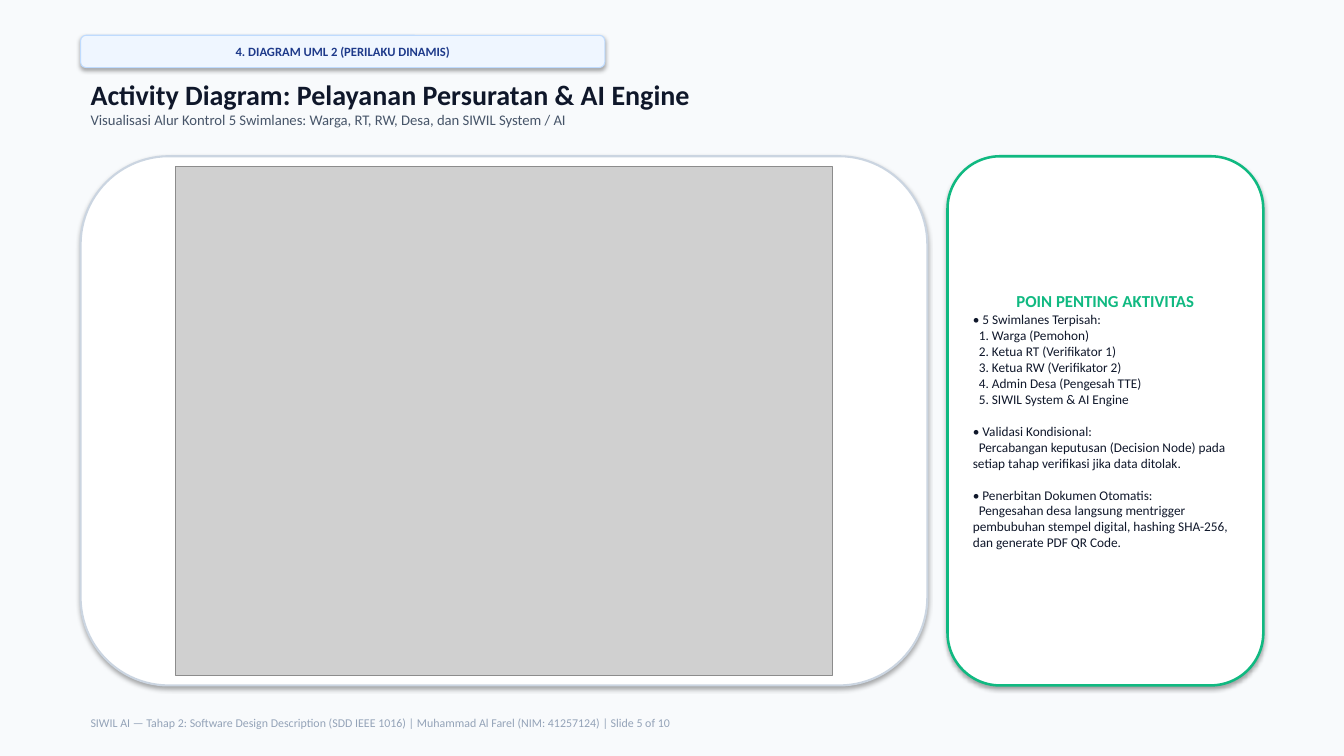
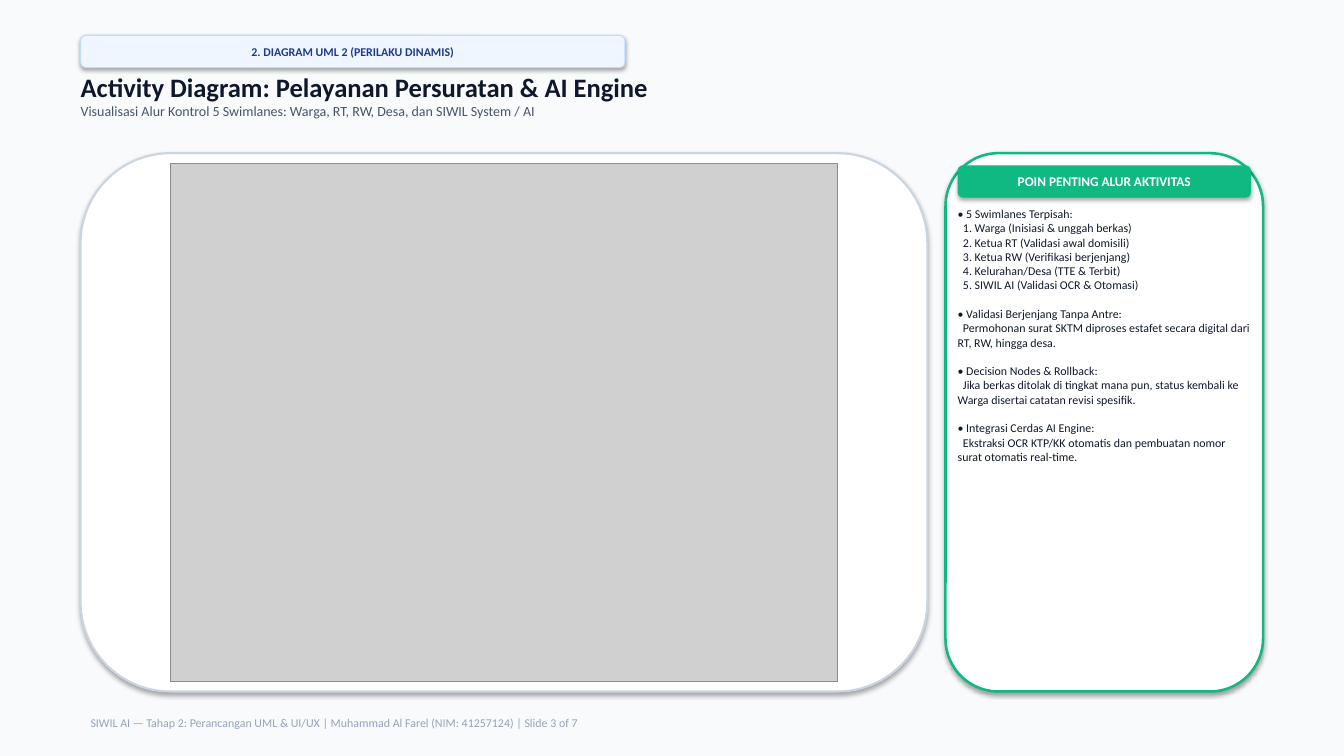
Before and after one commit to Yenvys/SistemWilayah, a slide deck: slide 3 of PRESENTASI_TAHAP_2_UML_SDD.pptx (slide 5 before the commit). Drawn at 1344x756 pixels with LibreOffice and Linux fonts; fonts in the diff are those of the drawing; grey boxes stand for pictures. Boxes give left, top, right and bottom in pixels: in the first picture for what was removed or moved away, otherwise in the second. Text is boxed around its words. In the diff, an @@ line names an element or a change of style, - is before the commit and + after.

Commit message:
feat(presentation): ringkas ppt tahap 2 khusus 4 diagram uml & ui/ux (7 slide, durasi maks 7 menit)

```diff
--- a/PRESENTASI_TAHAP_2_UML_SDD.pptx
+++ b/PRESENTASI_TAHAP_2_UML_SDD.pptx
@@ rounded rectangle "2. DIAGRAM UML 2 (PERILAKU ...": place and size @@
-rounded rectangle "2. DIAGRAM UML 2 (PERILAKU ..." at [81,35,605,68]
+rounded rectangle "2. DIAGRAM UML 2 (PERILAKU ..." at [81,35,625,68]
@@ text in rounded rectangle at [251,47,454,58]: text changed; size 9 to 8.5 pt @@
-4. DIAGRAM UML 2 (PERILAKU DINAMIS)
+2. DIAGRAM UML 2 (PERILAKU DINAMIS)
@@ text "Activity Diagram: Pelayanan Persuratan & ..." at [81,78,648,119]: size 20 to 19 pt in "Activity Diagram: Pelayanan Persuratan & AI Engine"; size 10.5 to 10 pt in "Visualisasi Alur Kontrol 5 Swimlanes: Warga, RT, ..." @@
@@ rounded rectangle: place and size @@
-rounded rectangle at [81,156,928,686]
+rounded rectangle at [81,153,928,692]
@@ picture: place and size @@
-picture at [176,166,833,676]
+picture at [170,163,839,682]
@@ rounded rectangle: place and size @@
-rounded rectangle at [948,156,1263,686]
+rounded rectangle at [946,153,1263,692]
@@ rounded rectangle added at [958,165,1251,198], fill #10B981, 9.5 pt, text #FFFFFF, bold @@
+POIN PENTING ALUR AKTIVITAS
@@ text added at [958,209,1250,461], 8.5 pt, text #0F172A @@
+• 5 Swimlanes Terpisah:
+1. Warga (Inisiasi & unggah berkas)
+2. Ketua RT (Validasi awal domisili)
+3. Ketua RW (Verifikasi berjenjang)
+4. Kelurahan/Desa (TTE & Terbit)
+5. SIWIL AI (Validasi OCR & Otomasi)
+• Validasi Berjenjang Tanpa Antre:
+Permohonan surat SKTM diproses estafet secara digital dari RT, RW, hingga desa.
+• Decision Nodes & Rollback:
+Jika berkas ditolak di tingkat mana pun, status kembali ke Warga disertai catatan revisi spesifik.
+• Integrasi Cerdas AI Engine:
+Ekstraksi OCR KTP/KK otomatis dan pembuatan nomor surat otomatis real-time.
@@ text in rounded rectangle at [973,296,1227,550]: text removed @@
-POIN PENTING AKTIVITAS
-• 5 Swimlanes Terpisah:
-1. Warga (Pemohon)
-2. Ketua RT (Verifikator 1)
-3. Ketua RW (Verifikator 2)
-4. Admin Desa (Pengesah TTE)
-5. SIWIL System & AI Engine
-• Validasi Kondisional:
-Percabangan keputusan (Decision Node) pada setiap tahap verifikasi jika data ditolak.
-• Penerbitan Dokumen Otomatis:
-Pengesahan desa langsung mentrigger pembubuhan stempel digital, hashing SHA-256, dan generate PDF QR Code.
@@ text at [91,719,578,729]: text changed @@
-SIWIL AI — Tahap 2: Software Design Description (SDD IEEE 1016) | Muhammad Al Farel (NIM: 41257124) | Slide 5 of 10
+SIWIL AI — Tahap 2: Perancangan UML & UI/UX | Muhammad Al Farel (NIM: 41257124) | Slide 3 of 7
```
Also in this commit, not shown: 6 other slides changed, 3 slides removed, 2 other files.
